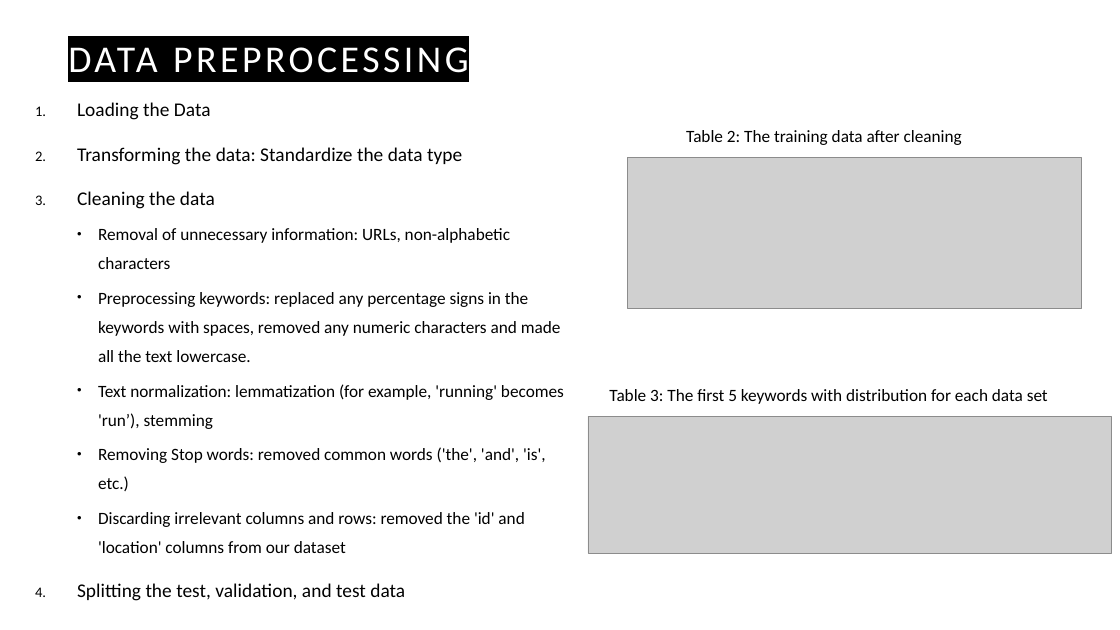
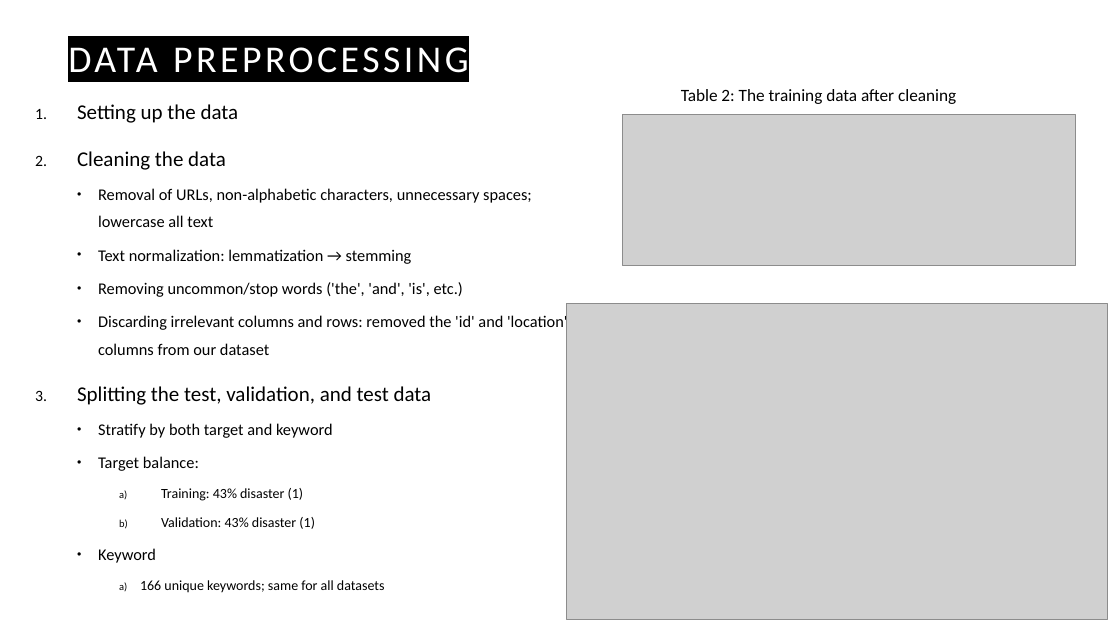
Before and after one commit to eitanaka/DATS6202_Final_Project, a slide deck: slide 4 of DATS6202_Final_Project_Presentation_NLP_draft.pptx. Drawn at 1120x630 pixels with LibreOffice and Linux fonts; fonts in the diff are those of the drawing; grey boxes stand for pictures; background and template pictures are left out. Boxes give left, top, right and bottom in pixels: in the first picture for what was removed or moved away, otherwise in the second. Text is boxed around its words. In the diff, an @@ line names an element or a change of style, - is before the commit and + after.

```diff
--- a/DATS6202_Final_Project_Presentation_NLP_draft.pptx
+++ b/DATS6202_Final_Project_Presentation_NLP_draft.pptx
@@ text "Table 2: The training data ...": place and size @@
-text "Table 2: The training data ..." at (686,130,962,145)
+text "Table 2: The training data ..." at (681,89,956,104)
@@ text "Table 2: The training data ..." at (681,89,956,104): line spacing 1.3 to 1.4 @@
@@ text at (77,104,239,123): text changed; size 16.6 to 18 pt @@
-1. Loading the Data
-2. Transforming the data: Standardize the data type
+1. Setting up the data
@@ picture: place and size @@
-picture at (628,158,1081,308)
+picture at (623,115,1076,266)
@@ text at (77,151,567,405): size 16.6 to 18 pt in "Cleaning the data", "Splitting the test, validation, and test data"; size 14.8 to 14 pt in "Discarding irrelevant columns and rows: removed the ..." @@
@@ text at (98,188,532,297): text changed; size 14.8 to 14 pt @@
-  • Removal of unnecessary information: URLs, non-alphabetic characters
-  • Preprocessing keywords: replaced any percentage signs in the keywords with spaces, removed any numeric characters and made all the text lowercase.
-  • Text normalization: lemmatization (for example, 'running' becomes 'run’), stemming
-  • Removing Stop words: removed common words ('the', 'and', 'is', etc.)
+  • Removal of URLs, non-alphabetic characters, unnecessary spaces; lowercase all text
+  • Text normalization: lemmatization → stemming
+  • Removing uncommon/stop words ('the', 'and', 'is', etc.)
@@ picture added at (567,304,1107,619) @@
@@ text removed at (609,389,1048,404) @@
-Table 3: The first 5 keywords with distribution for each data set
@@ picture removed at (588,416,1112,553) @@
@@ text at (98,423,385,593): paragraphs added @@
+  • Stratify by both target and keyword
+  • Target balance:
+    a) Training: 43% disaster (1)
+    b) Validation: 43% disaster (1)
+  • Keyword
+    a) 166 unique keywords; same for all datasets
```
